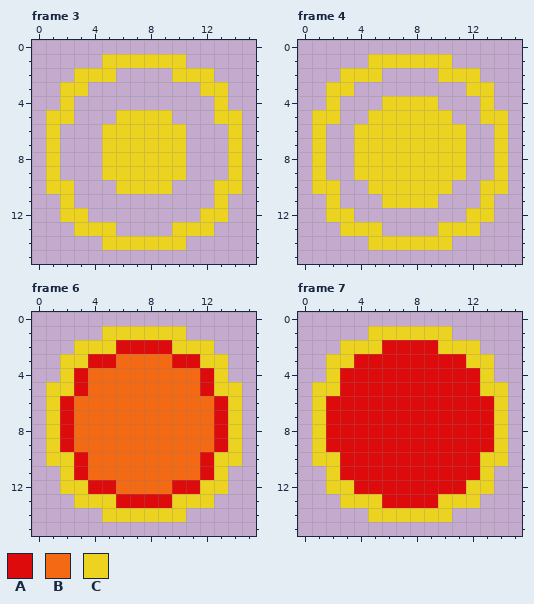
Pixel-art file: src/data/textures-src/towers.aseprite. Above, as it was before the edit.
16x16 pixels, 35 frames. Shown: frame 3, frame 4, frame 6, frame 7. The commit also changed other frames, which this record leaves out.
Palette (. is transparent): A #dd0b0b  B #f46914  C #ebd320
After:
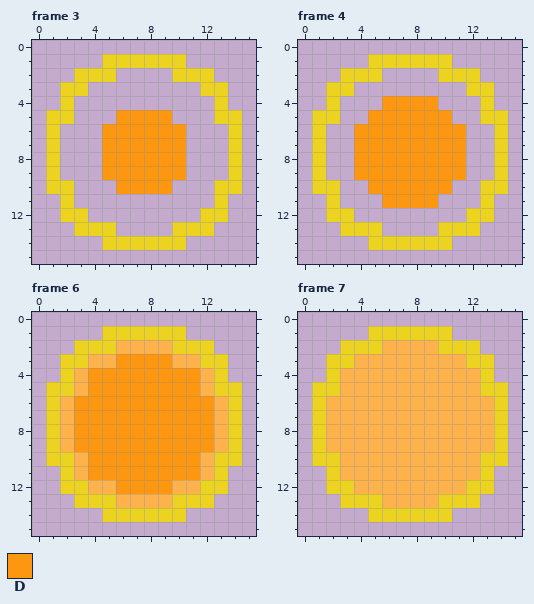
Colours new in this view: D #fd970f
What changed:
@@ palette @@
-A #dd0b0b
+A #feb24c
--- frame 3
@@ x 3..12 @@
  4 ..........
- 5 ...CCCC...
- 6 ..CCCCCC..
- 7 ..CCCCCC..
- 8 ..CCCCCC..
- 9 ..CCCCCC..
-10 ...CCCC...
+ 5 ...DDDD...
+ 6 ..DDDDDD..
+ 7 ..DDDDDD..
+ 8 ..DDDDDD..
+ 9 ..DDDDDD..
+10 ...DDDD...
 11 ..........
--- frame 4
@@ x 0..15 @@
  3 ..CC........CC..
- 4 ..C...CCCC...C..
- 5 .CC..CCCCCC..CC.
- 6 .C..CCCCCCCC..C.
- 7 .C..CCCCCCCC..C.
- 8 .C..CCCCCCCC..C.
- 9 .C..CCCCCCCC..C.
-10 .CC..CCCCCC..CC.
-11 ..C...CCCC...C..
+ 4 ..C...DDDD...C..
+ 5 .CC..DDDDDD..CC.
+ 6 .C..DDDDDDDD..C.
+ 7 .C..DDDDDDDD..C.
+ 8 .C..DDDDDDDD..C.
+ 9 .C..DDDDDDDD..C.
+10 .CC..DDDDDD..CC.
+11 ..C...DDDD...C..
 12 ..CC........CC..
--- frame 6
@@ x 0..15 @@
  2 ...CCCAAAACCC...
- 3 ..CCAABBBBAACC..
- 4 ..CABBBBBBBBAC..
- 5 .CCABBBBBBBBACC.
- 6 .CABBBBBBBBBBAC.
- 7 .CABBBBBBBBBBAC.
- 8 .CABBBBBBBBBBAC.
- 9 .CABBBBBBBBBBAC.
-10 .CCABBBBBBBBACC.
-11 ..CABBBBBBBBAC..
-12 ..CCAABBBBAACC..
+ 3 ..CCAADDDDAACC..
+ 4 ..CADDDDDDDDAC..
+ 5 .CCADDDDDDDDACC.
+ 6 .CADDDDDDDDDDAC.
+ 7 .CADDDDDDDDDDAC.
+ 8 .CADDDDDDDDDDAC.
+ 9 .CADDDDDDDDDDAC.
+10 .CCADDDDDDDDACC.
+11 ..CADDDDDDDDAC..
+12 ..CCAADDDDAACC..
 13 ...CCCAAAACCC...
Pixel boxes of the changes (left, top, right, bottom) in both pictures:
changed: (102, 110, 186, 194)
changed: (354, 96, 466, 208)
changed: (60, 340, 228, 508)
changed: (326, 340, 494, 508)
